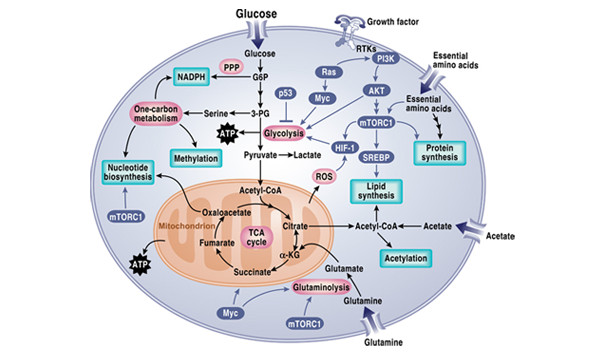
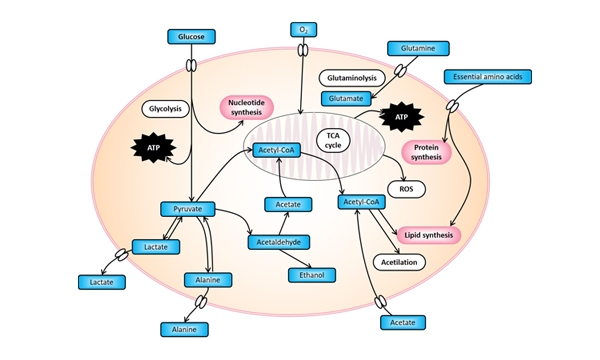
Comparing the layer stacks of the two 600 x 360 images. Changes:
renamed "Layer 1" to "Layer 2", painted on it over [78, 9, 532, 346]
